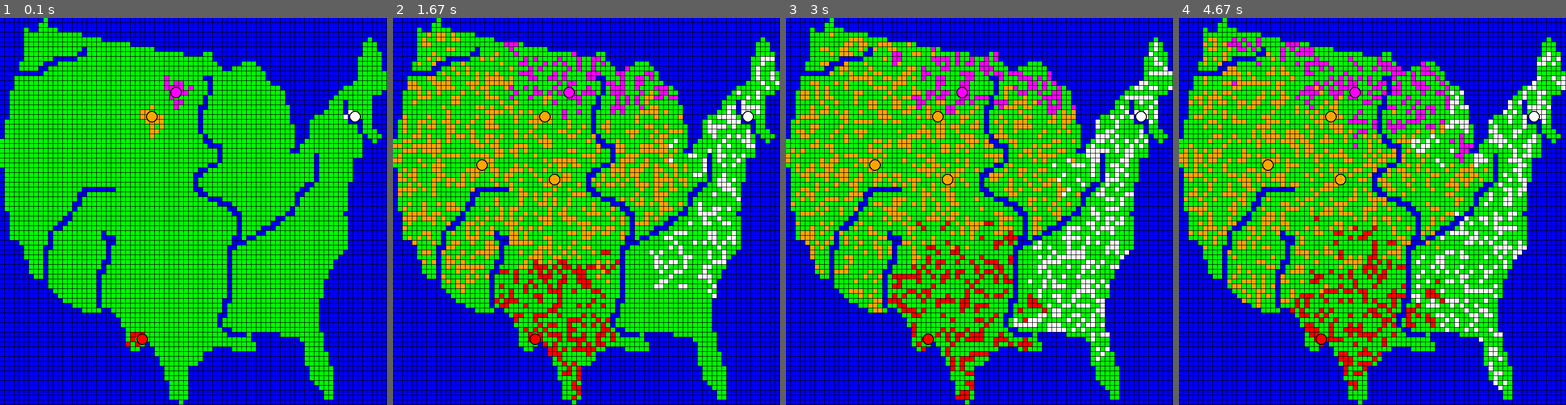
Above: before the commit, frames 1-4 (left to right).
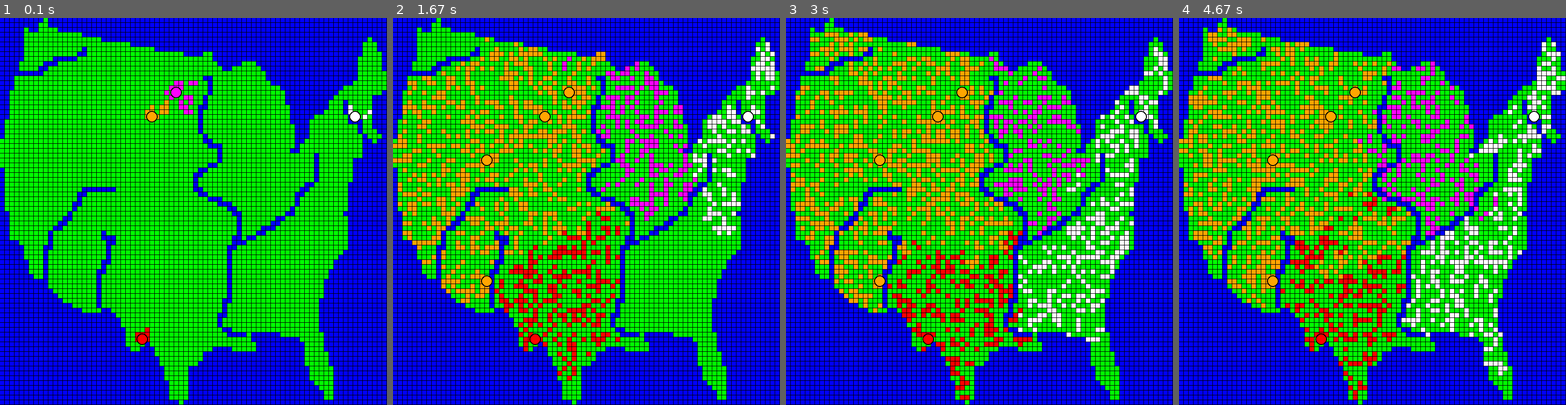
Above: after the commit, the same moments.

Repository: rowboat1/automatons
Game: pygame game, started from automatons.py
Same seed, same stepped clock (60 frames per second), same inputs: the game is played once before the commit and once after it.
Inputs:
- Up to frame 1 (0.1 s): no input
- Up to frame 2 (1.67 s): no input
- Up to frame 3 (3 s): no input
- Up to frame 4 (4.67 s): no input

The runs differ from the first frame. In frame 1, 0.6% of the frame differs, in the area x 32-97%, y 15-85%; in frame 2, 20%; in frame 3, 22%; in frame 4, 22%, in the area x 0-100%, y 2-99%.

Commit message:
New Attacker Class
Moved the tile choice to a new function so that Attacker class can 
choose differently.

Diff:
--- a/automatons.py
+++ b/automatons.py
@@ -203,28 +203,33 @@
 
     def death_check(self):
         retval = False
-        crowd = len([n for n in self.tile.get_neighbors() if n.has_cell])
+        neighbors = self.tile.get_neighbors()
+        crowd = len([n for n in neighbors if n.has_cell])
+        ocean_roll = random.randrange(len(neighbors))
         if crowd > max_neighbors:
             retval = True
         elif self.get_strength() == 0:
             retval = True
+        elif ocean_roll < len([n for n in neighbors if isinstance(n,Ocean)]):
+            retval = True
         return retval
 
+    def choose_tile(self):
+        neighbors = self.tile.get_neighbors()
+        possibles = [n for n in neighbors if isinstance(n,Ground)]
+        return random.choice(possibles)
+
     def move(self):
-        possibles = [n for n in self.tile.get_neighbors()]
         #I'd like to simplify so there's only one self.die() call
         if self.death_check():
             self.die()
         else:
-            t = random.choice(possibles)
-            if isinstance(t, Ground):
-                if not t.has_cell:
+            t = self.choose_tile()
+            if not t.has_cell:
+                Cell(self.faction,t)
+            else:
+                if self.fight(t.has_cell):
                     Cell(self.faction,t)
-                else:
-                    if self.fight(t.has_cell):
-                        Cell(self.faction,t)
-            else:
-                self.die()
             if self.strength > 0:
                 self.strength -= 1
 
@@ -232,6 +237,8 @@
     def display(self):
         pygame.draw.rect(main_s,self.color,self.tile.rect)
 
+class Attacker(Cell):
+    pass
 
 if map_file:
     with open("themap.txt") as map_string:
